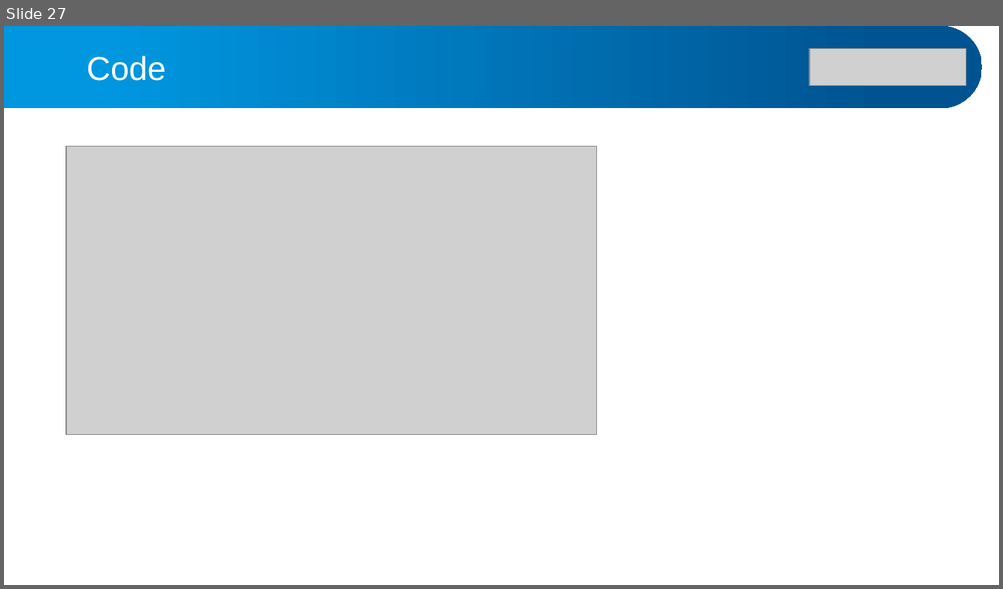
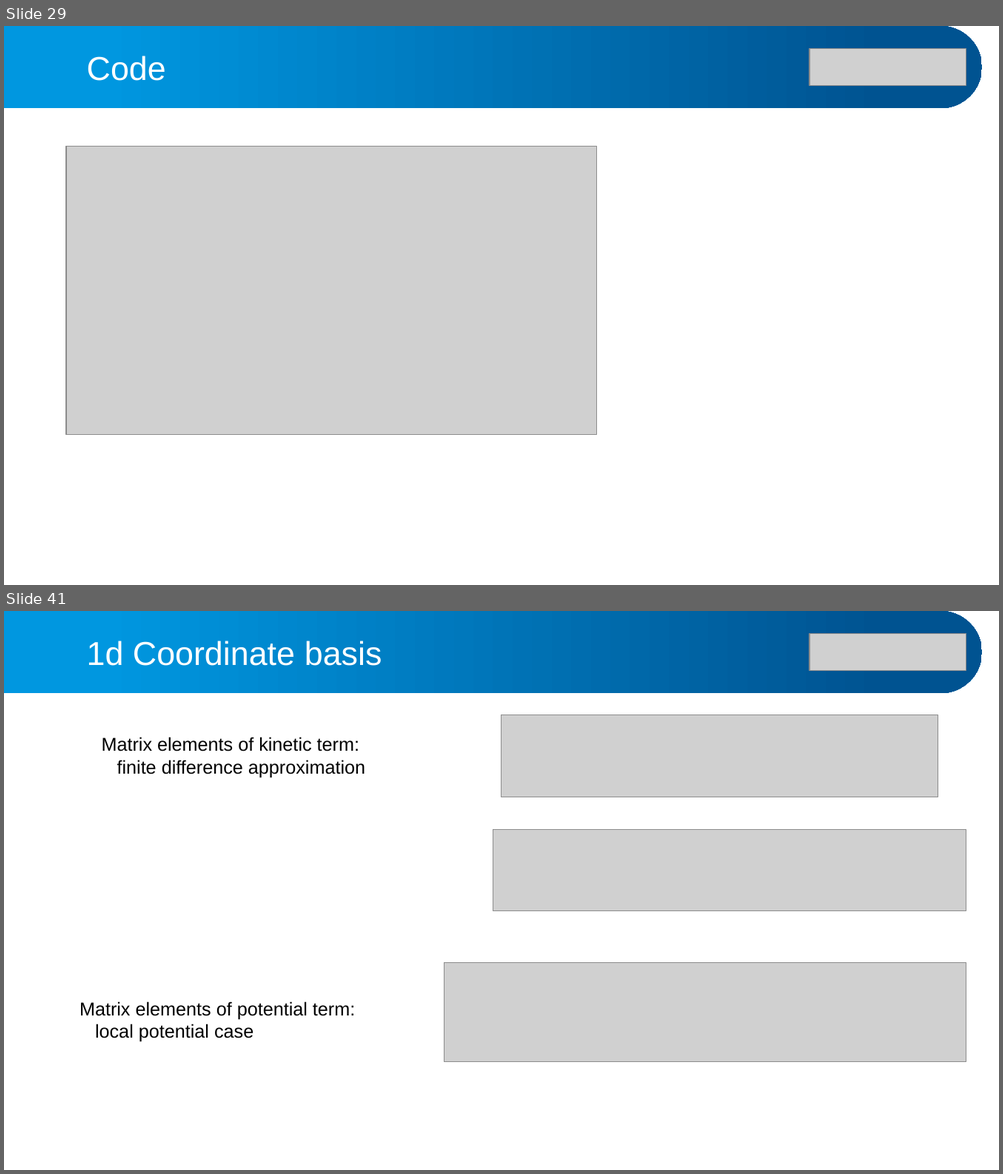
Before and after one commit to alphacentaury-github/NPSS2020, a slide deck: 20260331_연세대_수치양자역학강의.pptx. Shown one above the other, each under a label of ours: slide 27 before the commit, slides 29 and 41 after it; the slides between them are not shown. The pictures are 1003x589 and 1003x1174 pixels, drawn with LibreOffice and Linux fonts; fonts in the diff are those of the drawing; grey boxes stand for pictures. Boxes give left, top, right and bottom in pixels: in the first picture for what was removed or moved away, otherwise in the second. Text is boxed around its words. In the diff, an @@ line names an element or a change of style, - is before the commit and + after.

```diff
--- a/20260331_연세대_수치양자역학강의.pptx
+++ b/20260331_연세대_수치양자역학강의.pptx
@@ slide 41 added at bbox=[4, 611, 999, 1170], background #FFFFFF @@
@@ freeform shape added at bbox=[4, 611, 982, 693], fill gradient #0097E0 to #005391 @@
@@ text added at bbox=[87, 641, 382, 666], 32 pt, text #FFFFFF @@
+1d Coordinate basis
@@ picture added at bbox=[809, 633, 966, 671] @@
@@ picture added at bbox=[502, 715, 937, 797] @@
@@ text added at bbox=[102, 737, 365, 777], 18 pt, text #000000 @@
+Matrix elements of kinetic term:
+finite difference approximation
@@ picture added at bbox=[492, 829, 966, 911] @@
@@ picture added at bbox=[444, 963, 966, 1062] @@
@@ text added at bbox=[79, 1002, 355, 1042], 18 pt, text #000000 @@
+Matrix elements of potential term:
+local potential case
@@ what was slide 27 is now slide 29 @@
```
Also in this commit, not shown: 6 slides changed, 24 other slides added, 2 slides removed, 2 other files.
